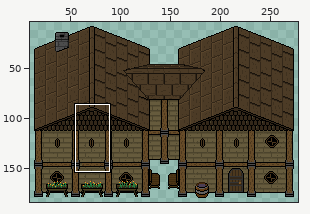
Edited in one commit: sprite sheet (sprites/spr_house_vostleTown_tavern/75e4182a-3767-484c-8bd2-562bef3660c1.png). The picture above shows the old version from afar; the outline marks the close-up.
Close-up. Before the edit:
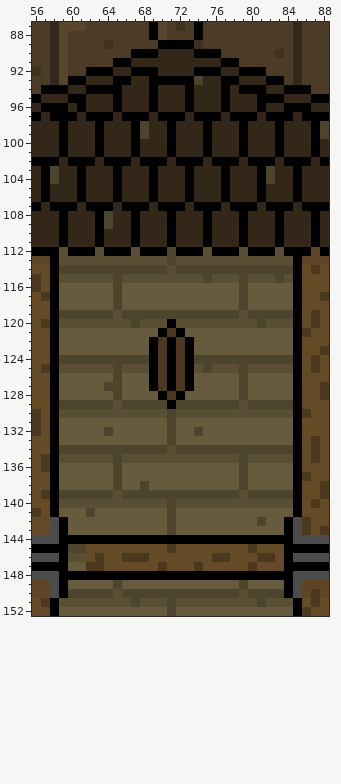
The file is 288x192 pixels. Colours within 5 levels of each other are drawn and written as one. Shown: x 56..88, y 87..152. The wide view leaves out empty margins.
The same view after the edit:
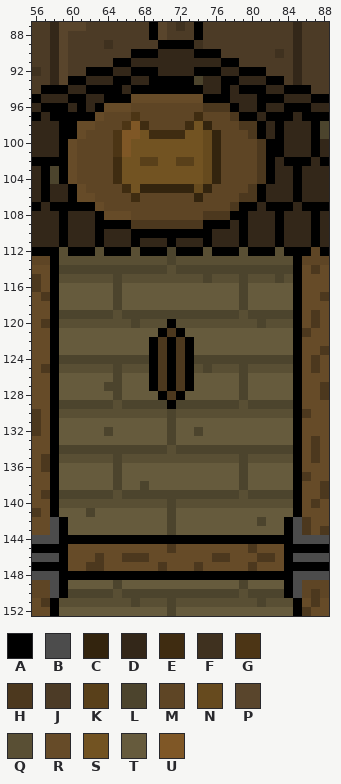
Palette (. is transparent): A #000000  B #4c4c4c  C #33240e  D #332719  E #3f2c11  F #3f311f  G #4c3515  H #4c381e  J #4c3b26  K #59401a  L #4c442d  M #5e4525  N #664a1e  P #59452c  Q #594f34  R #664b28  S #725322  T #665b3d  U #7f5726
Changes in this commit:
Changed rows in their new state; - is an unchanged pixel.
first column x 59:
 94 --------AA-AAA-A--------
 95 -----A-ARRRRRRRRAA------
 96 ----ARRRMMMMMMMMHHHA----
 97 --A-RMMMGMMMMMMEMMMH----
 98 -ARRMMMGUEMMMMESCMMMHHA-
 99 -ARMMMGUUSEEEESSNCMMMHA-
100 -RMMMMGUSSSSSSSSNCMMMMHA
101 -RMMMMGUSSSSSSSSNCMMMMHA
102 ARMMMMESSKKSSKKSNCMMMMH-
103 ARMMMMESSSSSSSSSNCMMMMHA
104 ARMMMMESSSSSSSSSNCMMMMHA
105 -ARMMMMESCCCCCCNCMMMMH--
106 -ARRMMMMEMMMMMMCMMMMHH--
107 --A-RMMMMMMMMMMMMMMH----
108 -----RRRMMMMMMMMHHHA----
109 -----AAAHHHHHHHH-AA-----
110 ---------AAA-AAA--------
first column x 60:
145 RR
146 RR
147 RR
